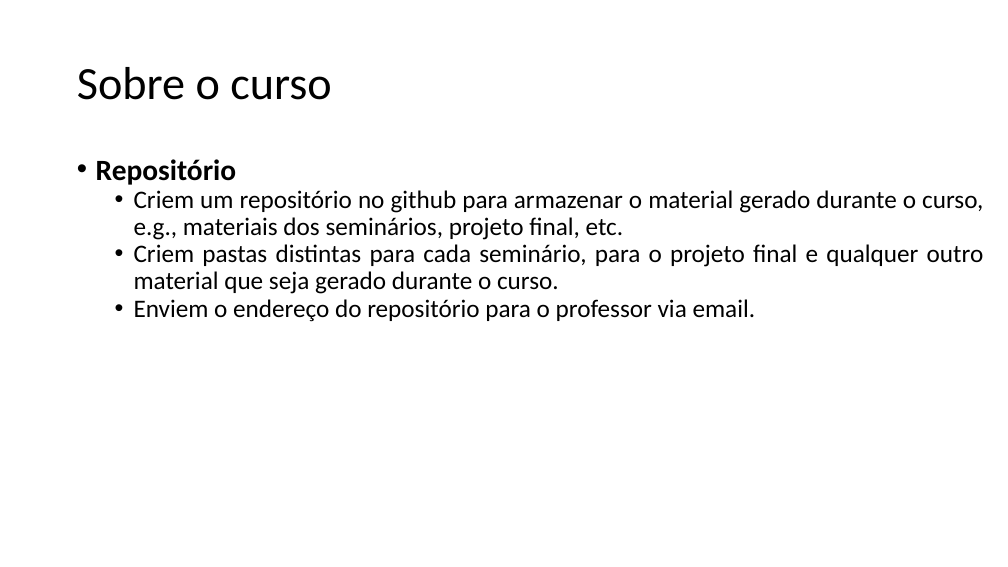
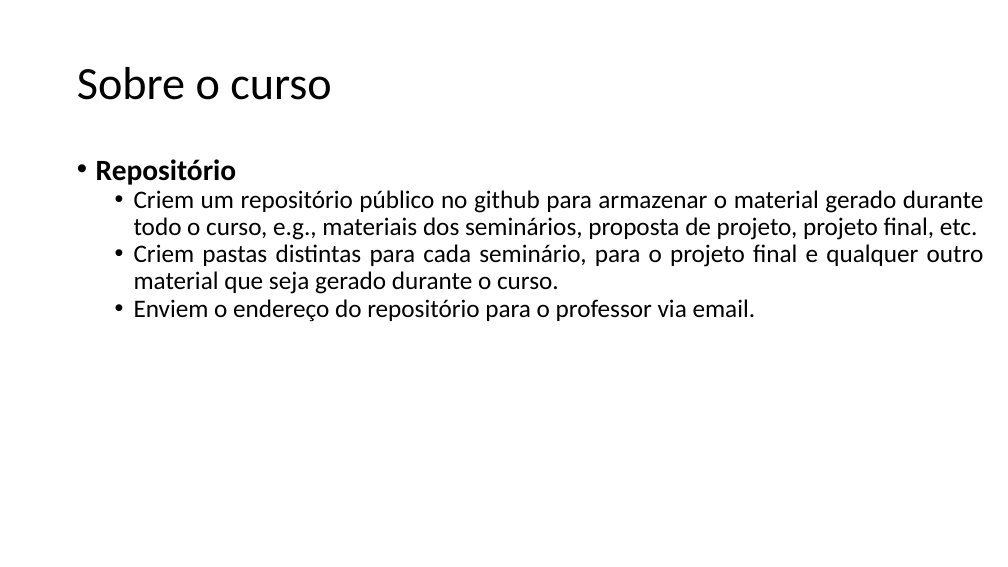
Before and after one commit to zz4fap/tp558-adv-ml, a slide deck: slide 5 of slides/TP558_1_Introdução_ao_curso.pptx (slide 7 before the commit). Drawn at 1008x567 pixels with LibreOffice and Linux fonts; fonts in the diff are those of the drawing. Boxes give left, top, right and bottom in pixels: in the first picture for what was removed or moved away, otherwise in the second. Text is boxed around its words. In the diff, an @@ line names an element or a change of style, - is before the commit and + after.

```diff
--- a/slides/TP558_1_Introdução_ao_curso.pptx
+++ b/slides/TP558_1_Introdução_ao_curso.pptx
@@ text at (134,190,984,240): text changed @@
-  • Criem um repositório no github para armazenar o material gerado durante o curso, e.g., materiais dos seminários, projeto final, etc.
+  • Criem um repositório público no github para armazenar o material gerado durante todo o curso, e.g., materiais dos seminários, proposta de projeto, projeto final, etc.
```
Also in this commit, not shown: 4 other slides changed, 1 slide added, 1 slide removed, 2 other files.
